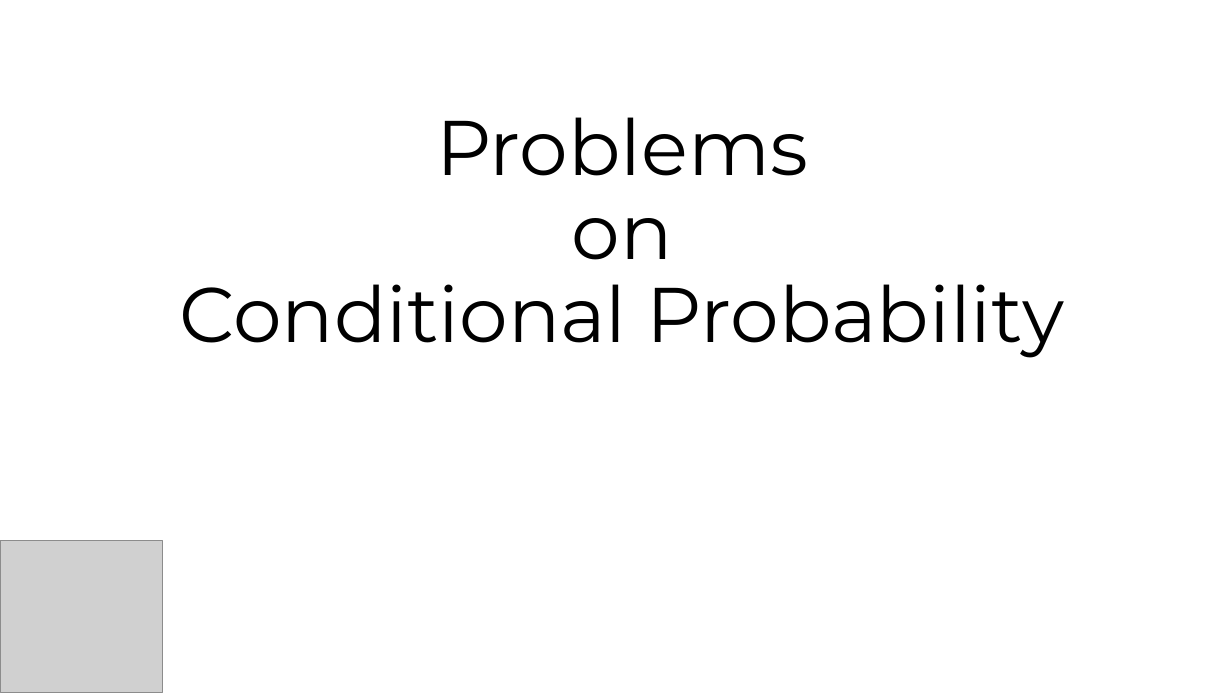
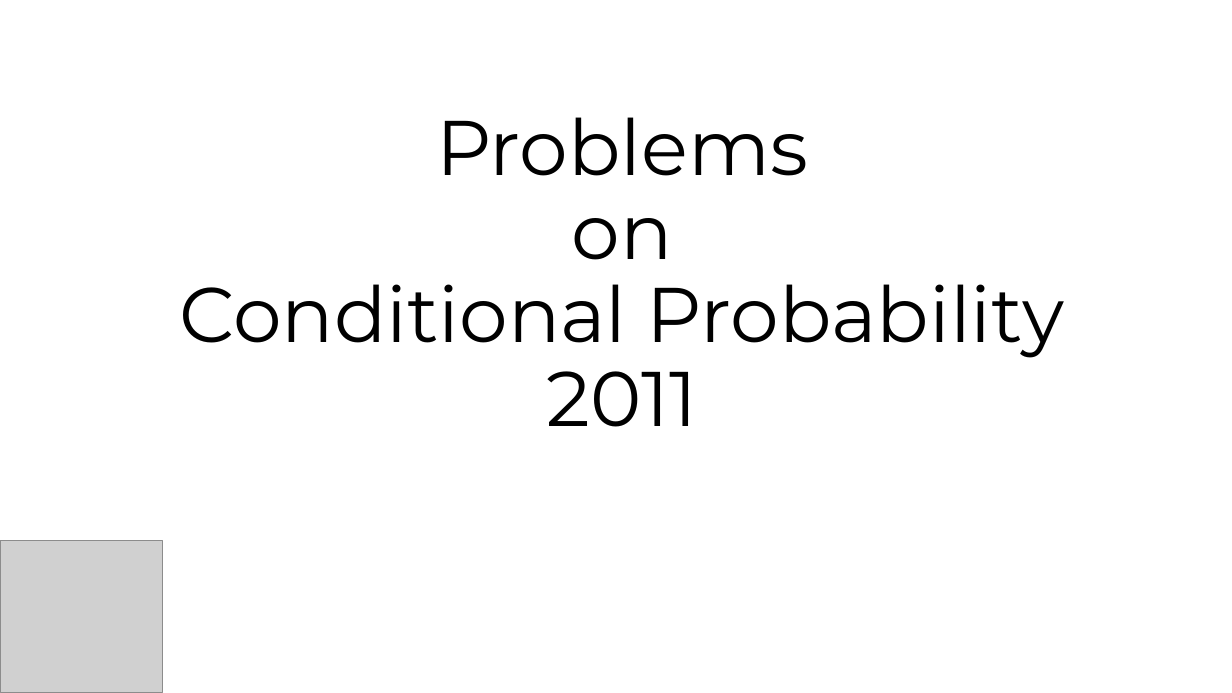
Before and after one commit to jinmang2/probability, a slide deck: slide 1 of 조건부확률 임용고시 2011.pptx. Drawn at 1232x693 pixels with LibreOffice and Linux fonts; fonts in the diff are those of the drawing; grey boxes stand for pictures. Boxes give left, top, right and bottom in pixels: in the first picture for what was removed or moved away, otherwise in the second. Text is boxed around its words. In the diff, an @@ line names an element or a change of style, - is before the commit and + after.

Commit message:
update link

```diff
--- a/조건부확률 임용고시 2011.pptx
+++ b/조건부확률 임용고시 2011.pptx
@@ title at (180, 117, 1064, 427): text changed @@
-Problems
-on
-Conditional Probability
+Problems
+on
+Conditional Probability
+2011
```
